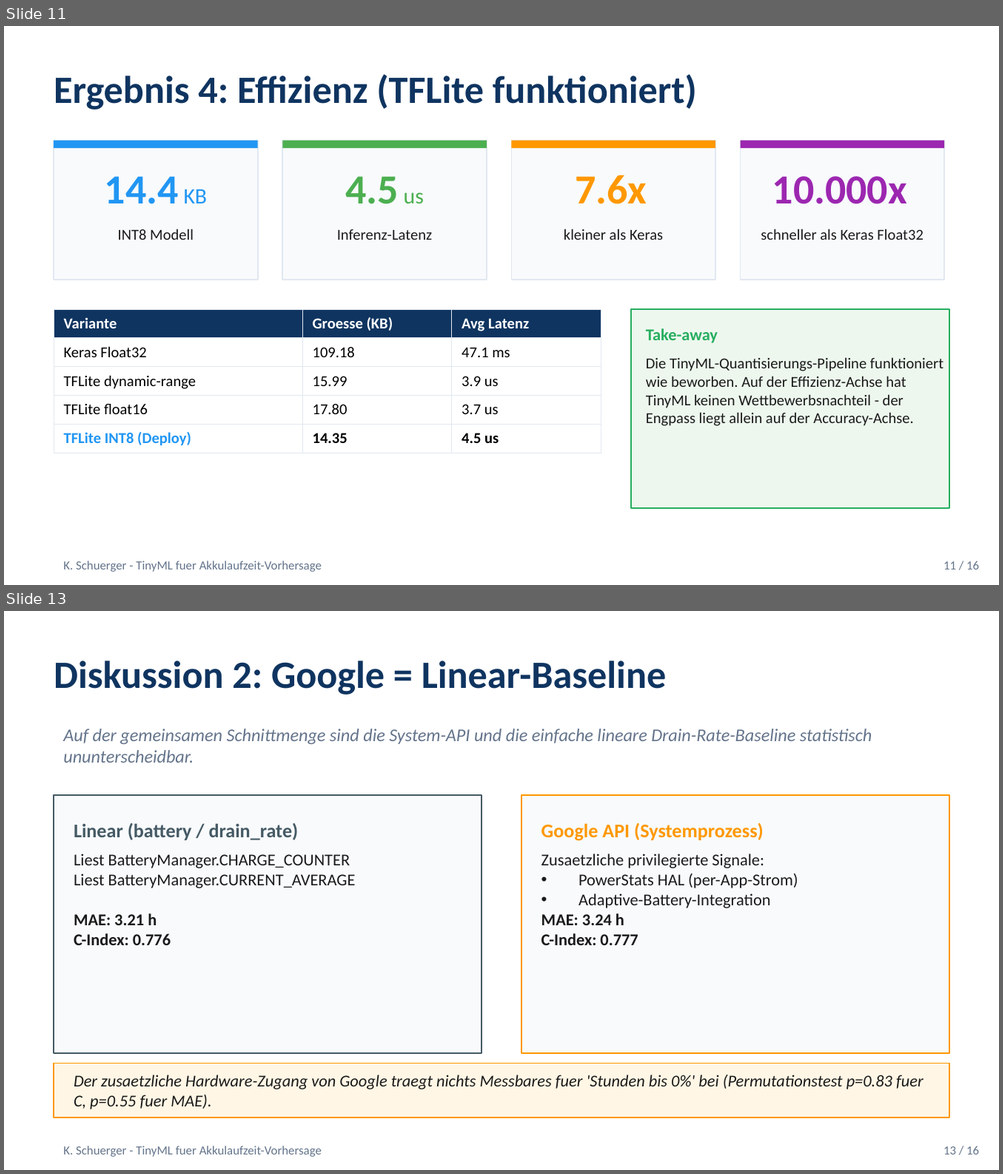
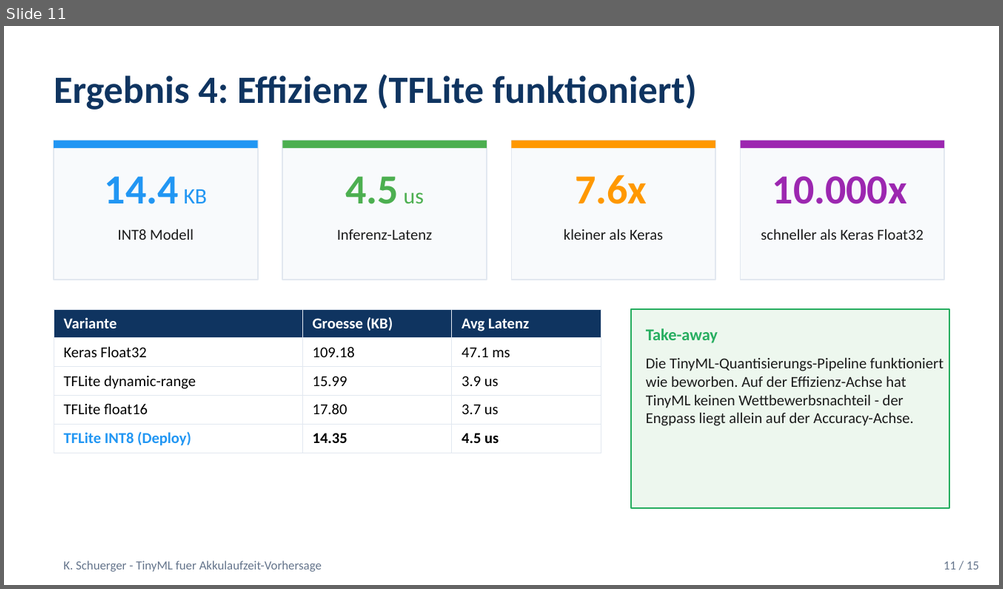
Before and after one commit to Keno-fsdf/HandyUsageRepo, a slide deck: paper/Paper_Verteidigung.pptx. Shown one above the other, each under a label of ours: slides 11 and 13 before the commit, slide 11 after it; the slides between them are not shown. The pictures are 1003x1174 and 1003x589 pixels, drawn with LibreOffice and Linux fonts; fonts in the diff are those of the drawing. Boxes give left, top, right and bottom in pixels: in the first picture for what was removed or moved away, otherwise in the second. Text is boxed around its words. In the diff, an @@ line names an element or a change of style, - is before the commit and + after.

```diff
--- a/paper/Paper_Verteidigung.pptx
+++ b/paper/Paper_Verteidigung.pptx
@@ slide 13 removed at box(4, 611, 999, 1170), background #FFFFFF @@
@@ text removed at box(54, 661, 666, 695) @@
-Diskussion 2: Google = Linear-Baseline
@@ text removed at box(63, 729, 871, 763) @@
-Auf der gemeinsamen Schnittmenge sind die System-API und die einfache lineare Drain-Rate-Baseline statistisch ununterscheidbar.
@@ rectangle removed at box(54, 795, 481, 1054) @@
@@ rectangle removed at box(521, 795, 949, 1054) @@
@@ text removed at box(74, 823, 299, 840) @@
-Linear (battery / drain_rate)
@@ text removed at box(541, 823, 763, 841) @@
-Google API (Systemprozess)
@@ text removed at box(74, 854, 356, 945) @@
-Liest BatteryManager.CHARGE_COUNTER
-Liest BatteryManager.CURRENT_AVERAGE
-MAE: 3.21 h
-C-Index: 0.776
@@ text removed at box(541, 854, 798, 945) @@
-Zusaetzliche privilegierte Signale:
-• PowerStats HAL (per-App-Strom)
-• Adaptive-Battery-Integration
-MAE: 3.24 h
-C-Index: 0.777
@@ rectangle removed at box(54, 1064, 949, 1118) @@
@@ text removed at box(74, 1075, 923, 1110) @@
-Der zusaetzliche Hardware-Zugang von Google traegt nichts Messbares fuer 'Stunden bis 0%' bei (Permutationstest p=0.83 fuer C, p=0.55 fuer MAE).
@@ text removed at box(63, 1146, 321, 1157) @@
-K. Schuerger - TinyML fuer Akkulaufzeit-Vorhersage
@@ text removed at box(943, 1146, 979, 1155) @@
-13 / 16
@@ slide 11 changed as well @@
@@ text at box(943, 562, 979, 570): text changed @@
-11 / 16
+11 / 15
```
Also in this commit, not shown: 13 other slides changed, 1 slide added, 1 other slide removed, 1 other file.
